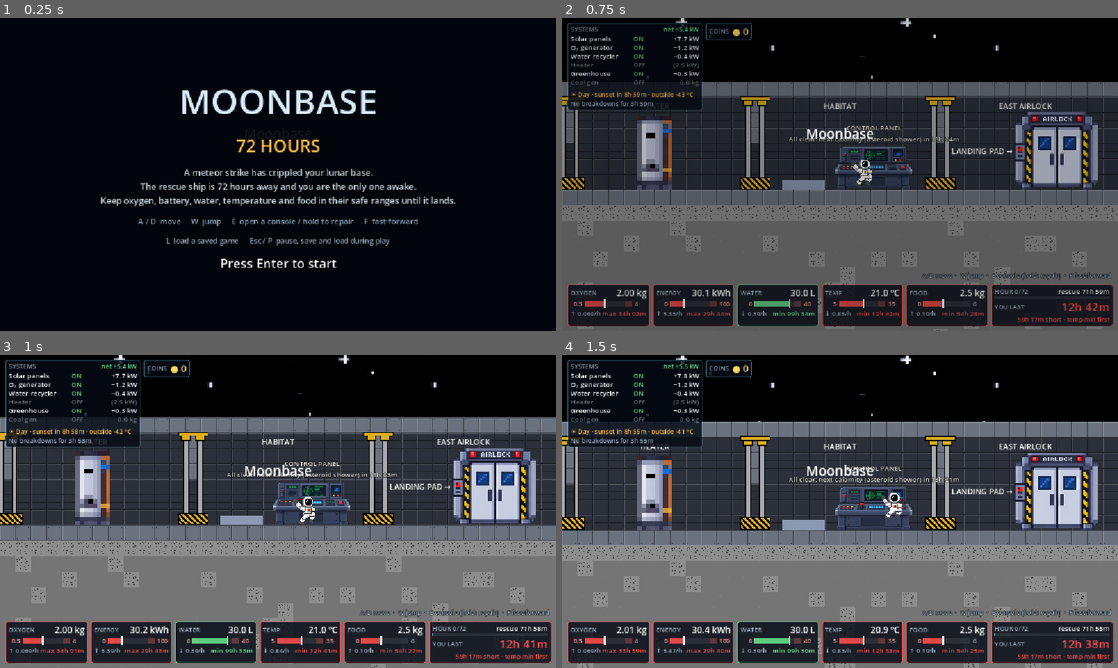
Above: before the commit, frames 1-4 (two rows, left to right).
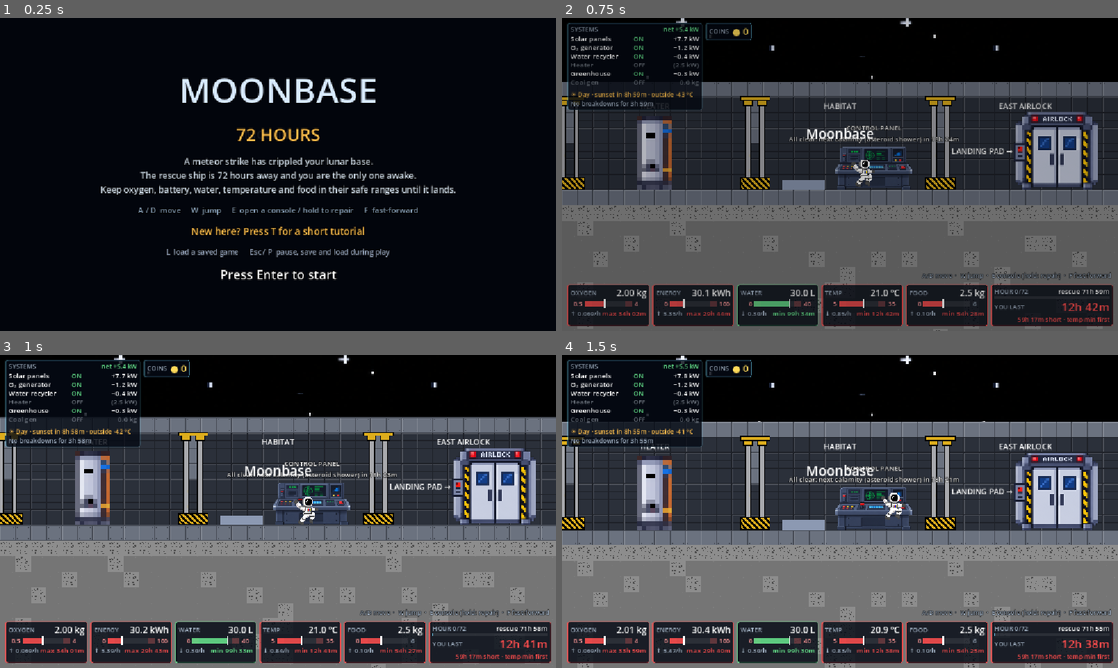
Above: after the commit, the same moments.

Repository: kushmdesai/72-Hours
Game: Godot game, scene res://scenes/main.tscn
Same seed, same stepped clock (60 frames per second), same inputs: the game is played once before the commit and once after it.
Inputs (mouse positions are in pixels of both pictures, inside the frame that each line leads up to):
- Up to frame 1 (0.25 s): no input
- Up to frame 2 (0.75 s): tap Enter (ui_accept) at 0.5 s; move the mouse to (962, 158) at 0.52 s; hold D (move_right) from 0.53 s (still down); tap T at 0.6 s; click (962, 158) at 0.67 s
- Up to frame 3 (1 s): keep holding D (move_right); tap W (jump) at 0.77 s; tap Q at 0.8 s
- Up to frame 4 (1.5 s): keep holding D (move_right); tap W (jump) at 1.07 s; move the mouse to (728, 527) at 1.27 s; tap Q at 1.35 s; click (728, 527) at 1.42 s

The runs differ from the first frame. In frame 1, 8.4% of the frame differs, in the area x 18-82%, y 19-84%; in frame 2, nothing differs; in frame 3, nothing differs; in frame 4, nothing differs.

Commit message:
Add a guided tutorial, opened with T on the title screen
It runs in the real Moonbase with the clock stopped, so nothing breaks
and no pods or calamities arrive. A card in the top right gives one task
at a time and moves on when it is done: walking and moon jumps, the
hydraulic doors, opening the heater's machine screen and switching it
ON, the HUD bars, systems list, coins and survival clock (framed on
screen), fast-forwarding the clock, and repairing a heater fault. It
ends with coins and trading, ice and coal in the tunnels, and packing
supplies for the shelter. Enter moves past reading steps, Q leaves, and
the last step returns to the title screen with a fresh base.

Co-Authored-By: Claude Opus 5.5 (1M context) <noreply@anthropic.com>

Diff:
--- a/scripts/main.gd
+++ b/scripts/main.gd
@@ -22,6 +22,8 @@
 	add_child(SystemsController.new())
 	add_child(StartScreen.new())
 	add_child(GameMenu.new())
+	if Tutorial.active:
+		add_child(Tutorial.new())
 	_enter(start_location)
 	var start := current.get_node_or_null("PlayerStart") as Node2D
 	if start:
--- a/scripts/start_screen.gd
+++ b/scripts/start_screen.gd
@@ -3,7 +3,8 @@
 ## Title screen shown when the game first launches. It pauses the game (so the
 ## Base model's clock doesn't run) until the player presses Enter, Space or clicks.
 ## Restarting with R after an ending skips it and goes straight back in.
-## L opens the Load page of the GameMenu over it.
+## L opens the Load page of the GameMenu over it, and T starts the tutorial
+## (scripts/tutorial.gd).
 
 ## True once the player has started a run, so scene reloads don't show it again.
 static var started := false
@@ -36,6 +37,11 @@
 		get_viewport().set_input_as_handled()
 		menu.open_load_from_title()
 		return
+	if event is InputEventKey and event.pressed and not event.echo \
+			and event.physical_keycode == KEY_T:
+		get_viewport().set_input_as_handled()
+		_start_tutorial()
+		return
 	var pressed := event.is_action_pressed("ui_accept")
 	if event is InputEventMouseButton and event.pressed:
 		pressed = true
@@ -48,6 +54,15 @@
 	started = true
 	get_tree().paused = false
 	queue_free()
+
+
+## Reload the game with the tutorial guide on top (main.gd adds it).
+func _start_tutorial() -> void:
+	started = true
+	Tutorial.active = true
+	get_tree().paused = false
+	Base.reset()
+	get_tree().reload_current_scene()
 
 
 func _build() -> void:
@@ -75,6 +90,7 @@
 		"A / D  move     W  jump     E  open a console / hold to repair     F  fast-forward",
 		16, Color(0.55, 0.65, 0.75)))
 	_hint = _label("Press Enter to start", 26, Color.WHITE)
+	box.add_child(_label("New here? Press T for a short tutorial", 20, Color(1.0, 0.75, 0.3)))
 	box.add_child(_label("L  load a saved game      Esc / P  pause, save and load during play", 15, Color(0.6, 0.66, 0.76)))
 	box.add_child(_hint)
 
--- /dev/null
+++ b/scripts/tutorial.gd
@@ -0,0 +1,300 @@
+class_name Tutorial
+extends CanvasLayer
+## Guided first run, opened with T on the title screen. It plays in the real
+## Moonbase with the clock stopped (Base.running = false), so nothing breaks,
+## no pods fall and no calamity comes while the player learns. A card in the
+## top right gives one task at a time and moves on as soon as it is done:
+## walking and jumping, the hydraulic doors, a machine screen and its ON/OFF
+## switch, the HUD bars, the clock and a repair. Enter moves past the reading
+## steps, Q leaves the tutorial at any time.
+
+## Set by the title screen; main.gd adds a Tutorial when it is true.
+static var active := false
+
+## How far the player must walk for the first step, in pixels.
+const WALK_PX := 240.0
+## In-game hours the fast-forward step lets the clock run.
+const CLOCK_HOURS := 1.5
+## The door between the Habitat and the Heater room, and its x if not found.
+const DOOR_NODE := "RoomDoors/HeaterHabitat"
+const DOOR_X := 1936.0
+
+const COLOR_TEXT := Color(0.88, 0.92, 1.0)
+const COLOR_DIM := Color(0.6, 0.66, 0.76)
+const COLOR_ACCENT := Color(1.0, 0.78, 0.35)
+const COLOR_DONE := Color(0.4, 0.9, 0.55)
+
+## id: what to check; text: the task; next: true if Enter moves on.
+const STEPS := [
+	{"id": "walk", "title": "MOVING",
+		"text": "Walk left and right with A and D (or the arrow keys).\nLow gravity means less grip, so you take a moment to speed up and to stop."},
+	{"id": "jump", "title": "JUMPING",
+		"text": "Press W or Space to jump.\nThe Moon pulls at 1.62 m/s², about a sixth of Earth's, so a jump rises about 3 m and floats for nearly 4 s (h = v₀²/2g, t = 2v₀/g)."},
+	{"id": "door", "title": "DOORS",
+		"text": "Rooms are joined by hydraulic doors that slide open as you walk up to them.\nWalk left through the door into the Heater room."},
+	{"id": "open", "title": "MACHINE SCREENS",
+		"text": "Each room has a machine. Stand in front of the heater and press E to open its screen."},
+	{"id": "switch", "title": "ON / OFF",
+		"text": "The screen shows the heater's equation with today's numbers, and a what-if graph of the next 24 h with it ON and OFF.\nPress Space or Enter (or click the button) to switch it ON."},
+	{"id": "close", "title": "ON / OFF",
+		"text": "The heater is on now: its uᵢ term in the equation went from 0 to 1.\nPress E or Esc to close the screen."},
+	{"id": "bars", "title": "RESOURCES", "next": true,
+		"text": "The bars along the bottom are your five resources: oxygen, battery, water, temperature and food.\nThe red ends are the safe limits. Cross one and the run is over. Under each bar is its rate per hour and how long until it reaches a limit."},
+	{"id": "systems", "title": "SYSTEMS AND CLOCKS", "next": true,
+		"text": "Top left lists every machine, whether it is on and the power it draws against what the solar panels make. Beside it are your coins.\nBottom right, YOU LAST compares how long the base can hold out with the 72 hours until the rescue ship lands."},
+	{"id": "clock", "title": "TIME",
+		"text": "The clock is stopped for this tutorial. Hold F to fast-forward and watch the bars and rates change."},
+	{"id": "repair", "title": "REPAIRS",
+		"text": "Alarm! The heater has broken and flashes red. Machines break at random during a run.\nStand at the heater and hold E until the repair bar fills."},
+	{"id": "more", "title": "BEYOND THE BASE", "next": true,
+		"text": "Walk out through the airlocks to explore. The Landing Pad has a trade terminal: sell greenhouse food for coins (the price falls as you sell) and spend them on supply pods.\nThe ice tunnels under the base hold ice to drill for water and coal seams to dig for the coal generator, which keeps the battery up at night."},
+	{"id": "end", "title": "CALAMITIES", "next": true,
+		"text": "The Control Panel in the Habitat warns you hours before a calamity. While it warns, hold E there to pack survival packs and carry them down to the ice tunnels, then shelter there until it passes.\nKeep every bar inside its limits for 72 hours and board the rescue ship on the Landing Pad. Good luck!"},
+]
+
+var _step := -1
+var _main: Node
+var _player: CharacterBody2D
+var _hud: Node
+var _walked := 0.0
+var _last_x := 0.0
+var _airborne := false
+var _clock_start := 0.0
+var _panel_open := false
+var _blink := 0.0
+
+var _card: PanelContainer
+var _title: Label
+var _counter: Label
+var _body: Label
+var _footer: Label
+var _banner: Label
+var _highlight: Control
+## Screen areas the highlight frames on the HUD steps.
+var _rects: Array[Rect2] = []
+
+
+func _ready() -> void:
+	layer = 16
+	process_mode = Node.PROCESS_MODE_ALWAYS
+	_main = get_parent()
+	_player = _main.get_node("Player")
+	Base.running = false
+	Base.system_toggled.connect(_on_system_toggled)
+	Base.failure_repaired.connect(_on_failure_repaired)
+	get_tree().node_added.connect(_on_node_added)
+	_build()
+	# After main.gd has put the player at the start marker.
+	_go.call_deferred(0)
+
+
+func _process(delta: float) -> void:
+	if _step < 0:
+		return
+	_blink = fmod(_blink + delta, 1.0)
+	_layout()
+	if get_tree().paused:
+		return
+	if not is_instance_valid(_hud):
+		_hud = get_tree().get_first_node_in_group("hud")
+	var x := _player.global_position.x
+	match _id():
+		"walk":
+			_walked += absf(x - _last_x)
+			if _walked >= WALK_PX:
+				_go(_step + 1)
+		"jump":
+			if not _player.is_on_floor():
+				_airborne = true
+			elif _airborne:
+				_go(_step + 1)
+		"door":
+			var door := _main.current.get_node_or_null(DOOR_NODE) as Node2D if _main.current else null
+			var door_x := door.global_position.x if door else DOOR_X
+			if x < door_x - 60.0:
+				_go(_step + 1)
+		"clock":
+			# Let the clock run only while this step is up.
+			Base.running = true
+			if Base.hour - _clock_start >= CLOCK_HOURS:
+				Base.running = false
+				_go(_step + 1)
+	_last_x = x
+
+
+func _unhandled_input(event: InputEvent) -> void:
+	if _step < 0 or not (event is InputEventKey and event.pressed and not event.echo):
+		return
+	var key := (event as InputEventKey).physical_keycode
+	if key == KEY_Q:
+		get_viewport().set_input_as_handled()
+		_finish()
+	elif (key == KEY_ENTER or key == KEY_KP_ENTER) and STEPS[_step].get("next", false) \
+			and not _panel_open:
+		get_viewport().set_input_as_handled()
+		if _step == STEPS.size() - 1:
+			_finish()
+		else:
+			_go(_step + 1)
+
+
+func _id() -> String:
+	return STEPS[_step].id
+
+
+func _go(step: int) -> void:
+	_step = step
+	_walked = 0.0
+	_airborne = false
+	_last_x = _player.global_position.x
+	var s: Dictionary = STEPS[step]
+	_title.text = s.title
+	_counter.text = "%d / %d" % [step + 1, STEPS.size()]
+	_body.text = s.text
+	if s.get("next", false):
+		_footer.text = "Enter: " + ("back to the title screen" if step == STEPS.size() - 1 else "next") \
+				+ "     Q: leave the tutorial"
+	else:
+		_footer.text = "Q: leave the tutorial"
+	match s.id:
+		"switch":
+			# The heater starts off; if it was switched on already, ask for OFF.
+			if Base.switches.heater:
+				_body.text = _body.text.replace("switch it ON", "switch it OFF")
+		"close":
+			if not Base.switches.heater:
+				_body.text = "The heater is off now: its uᵢ term in the equation went from 1 to 0.\nPress E or Esc to close the screen."
+			if not _panel_open:
+				_go.call_deferred(step + 1)
+		"clock":
+			_clock_start = Base.hour
+		"repair":
+			Base.trigger_failure("heater_fault")
+	_card.modulate.a = 0.0
+	create_tween().tween_property(_card, "modulate:a", 1.0, 0.25)
+
+
+func _on_node_added(node: Node) -> void:
+	if node is SystemPanel:
+		_panel_open = true
+		node.tree_exited.connect(_on_panel_closed)
+		if _id() == "open" and node.site == "heater":
+			_go(_step + 1)
+
+
+func _on_panel_closed() -> void:
+	_panel_open = false
+	if _id() == "close":
+		_go(_step + 1)
+	elif _id() == "switch":
+		_go(_step - 1)
+
+
+func _on_system_toggled(system: String, _on: bool) -> void:
+	if _id() == "switch" and system == "heater":
+		_go(_step + 1)
+
+
+func _on_failure_repaired(_failure: String) -> void:
+	if _id() == "repair":
+		_go(_step + 1)
+
+
+## Back to the title screen with a fresh base.
+func _finish() -> void:
+	active = false
+	StartScreen.started = false
+	get_tree().paused = false
+	Base.reset()
+	get_tree().reload_current_scene()
+
+
+# --- Display ----------------------------------------------------------------
+
+## While a machine screen is open the card would cover it, so the task shows
+## as one line across the top instead. On the HUD steps a blinking frame marks
+## the part of the screen being explained.
+func _layout() -> void:
+	_card.visible = not _panel_open
+	_banner.visible = _panel_open
+	if _panel_open:
+		_banner.text = _body.text.get_slice("\n", _body.text.get_slice_count("\n") - 1)
+	_rects.clear()
+	if is_instance_valid(_hud) and not _panel_open:
+		match _id():
+			"bars", "clock":
+				var strip := Rect2()
+				for row: Dictionary in _hud.get("_rows").values():
+					var r: Rect2 = row.panel.get_global_rect()
+					strip = r if strip.size == Vector2.ZERO else strip.merge(r)
+				_rects.append(strip)
+			"systems":
+				for panel: String in ["_systems_panel", "_coin_panel", "_clock_panel"]:
+					var c := _hud.get(panel) as Control
+					if c and c.is_visible_in_tree():
+						_rects.append(c.get_global_rect())
+	_highlight.visible = not _rects.is_empty()
+	if _highlight.visible:
+		_highlight.modulate.a = 1.0 if _blink < 0.6 else 0.35
+		_highlight.queue_redraw()
+
+
+func _build() -> void:
+	_highlight = Control.new()
+	_highlight.set_anchors_preset(Control.PRESET_FULL_RECT)
+	_highlight.mouse_filter = Control.MOUSE_FILTER_IGNORE
+	_highlight.draw.connect(func() -> void:
+		for r in _rects:
+			_highlight.draw_rect(r.grow(4.0), COLOR_ACCENT, false, 3.0))
+	add_child(_highlight)
+
+	_card = PanelContainer.new()
+	var style := StyleBoxFlat.new()
+	style.bg_color = Color(0.05, 0.08, 0.13, 0.94)
+	style.border_color = COLOR_ACCENT
+	style.set_border_width_all(2)
+	style.set_corner_radius_all(6)
+	style.set_content_margin_all(14)
+	_card.add_theme_stylebox_override("panel", style)
+	_card.anchor_left = 1.0
+	_card.anchor_right = 1.0
+	_card.offset_left = -440.0
+	_card.offset_right = -12.0
+	_card.offset_top = 12.0
+	_card.mouse_filter = Control.MOUSE_FILTER_IGNORE
+	add_child(_card)
+
+	var box := VBoxContainer.new()
+	box.add_theme_constant_override("separation", 8)
+	_card.add_child(box)
+	var header := HBoxContainer.new()
+	box.add_child(header)
+	_title = _label("", 18, COLOR_ACCENT)
+	_title.size_flags_horizontal = Control.SIZE_EXPAND_FILL
+	header.add_child(_title)
+	_counter = _label("", 13, COLOR_DIM)
+	header.add_child(_counter)
+	_body = _label("", 15, COLOR_TEXT)
+	_body.autowrap_mode = TextServer.AUTOWRAP_WORD_SMART
+	_body.custom_minimum_size.x = 400.0
+	box.add_child(_body)
+	_footer = _label("", 12, COLOR_DIM)
+	box.add_child(_footer)
+
+	_banner = _label("", 16, COLOR_ACCENT)
+	_banner.anchor_right = 1.0
+	_banner.offset_top = 10.0
+	_banner.horizontal_alignment = HORIZONTAL_ALIGNMENT_CENTER
+	_banner.add_theme_color_override("font_outline_color", Color.BLACK)
+	_banner.add_theme_constant_override("outline_size", 5)
+	_banner.visible = false
+	add_child(_banner)
+
+
+func _label(text: String, size: int, color: Color) -> Label:
+	var l := Label.new()
+	l.text = text
+	l.add_theme_font_size_override("font_size", size)
+	l.add_theme_color_override("font_color", color)
+	l.mouse_filter = Control.MOUSE_FILTER_IGNORE
+	return l
Not shown, added: scripts/tutorial.gd.uid
